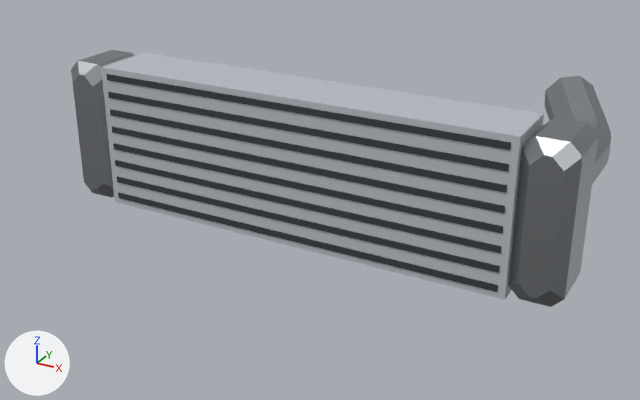
Before and after pictures for a commit that changed the glTF model assets/parts/intercooler/coldcore/coldcore_76/kaze_gt.glb.
Before and after are seen from a 50 mm lens placed at (0.45, -0.725, 0.352), pointed at (0.004, 0.086, -0.054). The lights are fixed; the arrows at lower left show +X, +Y and +Z. The picture after the commit comes second. Where no turn or scale is listed for an object, it has been applied to the vertices. Vertices at exactly the same position are counted once.

Script lines for the objects in view, before the commit:
```python
me_model = bpy.data.meshes.new('model')
me_model.from_pydata(...)  # 240 vertices, 428 faces; spans x -0.3..0.3, y -0.123..0.123, z -0.085..0.085
# faces by material slot: [108, 320]
me_model.materials.append(mat_car_atlas)  # picture img_car_atlas
me_model.materials.append(mat_raw_metal)  # grey #a3a7ab
ob_model = bpy.data.objects.new('model', me_model)
ob_model.location = (0.0, 0.1408, 0.0008)
```
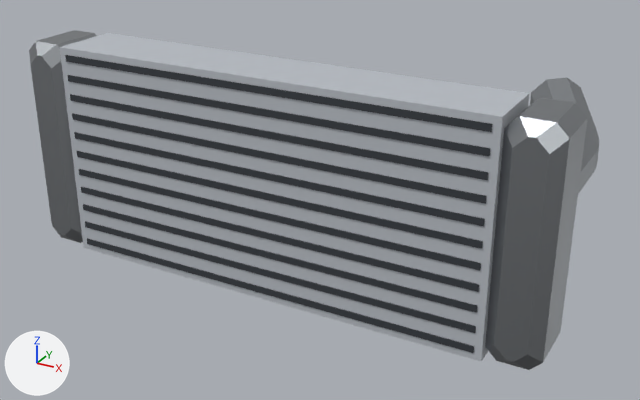
Where the change shows, as pixel boxes [x1, y1, x2, y2] in the pictures (640 x 400 px; the box of a moved part takes in the faces that stretch with it):
'model', reshaped, moved (32% taller)
    before: [71, 50, 611, 307]
    after: [29, 30, 599, 370]
part 1 of me_model, added
    after: [60, 33, 529, 361]
part 2 of me_model, moved or reshaped
    before: [118, 193, 498, 292]
    after: [87, 238, 474, 353]
part 3 of me_model, moved or reshaped
    before: [117, 176, 500, 273]
    after: [85, 221, 476, 333]
part 4 of me_model, moved or reshaped
    before: [115, 160, 502, 253]
    after: [83, 204, 477, 313]
part 5 of me_model, moved or reshaped
    before: [113, 143, 503, 233]
    after: [81, 187, 479, 292]
part 6 of me_model, moved or reshaped
    before: [112, 126, 505, 213]
    after: [79, 169, 481, 271]
part 7 of me_model, moved or reshaped
    before: [110, 109, 507, 193]
    after: [77, 151, 483, 249]
part 8 of me_model, moved or reshaped
    before: [108, 92, 509, 172]
    after: [74, 132, 485, 227]
part 9 of me_model, added
    after: [72, 113, 487, 204]
part 10 of me_model, added
    after: [68, 75, 490, 156]
part 11 of me_model, added
    after: [65, 55, 492, 132]
part 12 of me_model, moved or reshaped
    before: [545, 76, 611, 184]
    after: [530, 77, 599, 194]
part 13 of me_model, rebuilt
    before: [71, 50, 134, 198]
    after: [29, 30, 96, 243]
part 14 of me_model, rebuilt (14% wider, 44% taller)
    before: [508, 118, 598, 307]
    after: [485, 98, 588, 370]
part 15 of me_model, built on
    before: [101, 53, 544, 300]
    after: [70, 94, 488, 180]

The change, as a diff of the scene's bpy script:
```diff
--- a/assets/parts/intercooler/coldcore/coldcore_76/kaze_gt.glb.py
+++ b/assets/parts/intercooler/coldcore/coldcore_76/kaze_gt.glb.py
@@ me_model @@
 # used by ob_model
-me_model.from_pydata(...)  # 240 vertices, 428 faces; spans x -0.3..0.3, y -0.123..0.123, z -0.085..0.085
+me_model.from_pydata(...)  # 264 vertices, 464 faces; spans x -0.3..0.3, y -0.123..0.123, z -0.12..0.12
+# me_model part 1: a new loose piece, a box spanning x -0.245..0.245, y -0.119..-0.043, z -0.12..0.12, in mat_car_atlas (picture img_car_atlas)
+# me_model part 2: the loose piece of 8 vertices spanning x -0.237..0.237, y -0.12..-0.117, z -0.078..-0.071 is moved by (0.0, 0.0, -0.035)
+# me_model part 3: the loose piece of 8 vertices spanning x -0.237..0.237, y -0.12..-0.117, z -0.057..-0.05 is moved by (0.0, 0.0, -0.034)
+# me_model part 4: the loose piece of 8 vertices spanning x -0.237..0.237, y -0.12..-0.117, z -0.036..-0.029 is moved by (0.0, 0.0, -0.033)
+# me_model part 5: the loose piece of 8 vertices spanning x -0.237..0.237, y -0.12..-0.117, z -0.015..-0.008 is moved by (0.0, 0.0, -0.032)
+# me_model part 6: the loose piece of 8 vertices spanning x -0.237..0.237, y -0.12..-0.117, z 0.006..0.013 is moved by (0.0, 0.0, -0.032)
+# me_model part 7: the loose piece of 8 vertices spanning x -0.237..0.237, y -0.12..-0.117, z 0.027..0.034 is moved by (0.0, 0.0, -0.031)
+# me_model part 8: the loose piece of 8 vertices spanning x -0.237..0.237, y -0.12..-0.117, z 0.048..0.055 is moved by (0.0, 0.0, -0.03)
+# me_model part 9: a new loose piece, a box spanning x -0.237..0.237, y -0.12..-0.1168, z 0.0401..0.0471, in mat_car_atlas (picture img_car_atlas)
+# me_model part 10: a new loose piece, a box spanning x -0.237..0.237, y -0.12..-0.1168, z 0.0838..0.0908, in mat_car_atlas (picture img_car_atlas)
+# me_model part 11: a new loose piece, a box spanning x -0.237..0.237, y -0.12..-0.1168, z 0.1056..0.1126, in mat_car_atlas (picture img_car_atlas)
+# me_model part 12: the loose piece of 50 vertices spanning x 0.209..0.298, y -0.043..0.123, z 0.004..0.085 is moved by (0.0, 0.0, 0.014)
+# me_model part 13: the loose piece of 34 vertices spanning x -0.3..-0.245, y -0.123..-0.039, z -0.085..0.083 is rebuilt with 34 vertices and now spans x -0.3..-0.245, y -0.123..-0.039, z -0.12..0.12
+# me_model part 14: the loose piece of 34 vertices spanning x 0.245..0.3, y -0.123..-0.039, z -0.085..0.083 is rebuilt with 34 vertices and now spans x 0.245..0.3, y -0.123..-0.039, z -0.12..0.12
+# me_model part 15
+# 12 vertices are removed from x -0.245..0.245, y -0.12..-0.043, z -0.085..0.083
+# 24 faces are deleted
+# 4 vertices are added at (0.237, -0.117, 0.062), (0.237, -0.12, 0.062), (-0.237, -0.12, 0.062), (-0.237, -0.117, 0.062)
+# 12 new faces join them, mat_car_atlas (picture img_car_atlas)
+# other edits to the shape of me_model do not show in these pictures
 me_model.materials.append(mat_car_atlas)
@@ ob_model @@
 ob_model = bpy.data.objects.new('model', me_model)
-ob_model.location = (0.0, 0.1408, 0.0008)
+ob_model.location = (0.0, 0.0808, 0.0)
```
